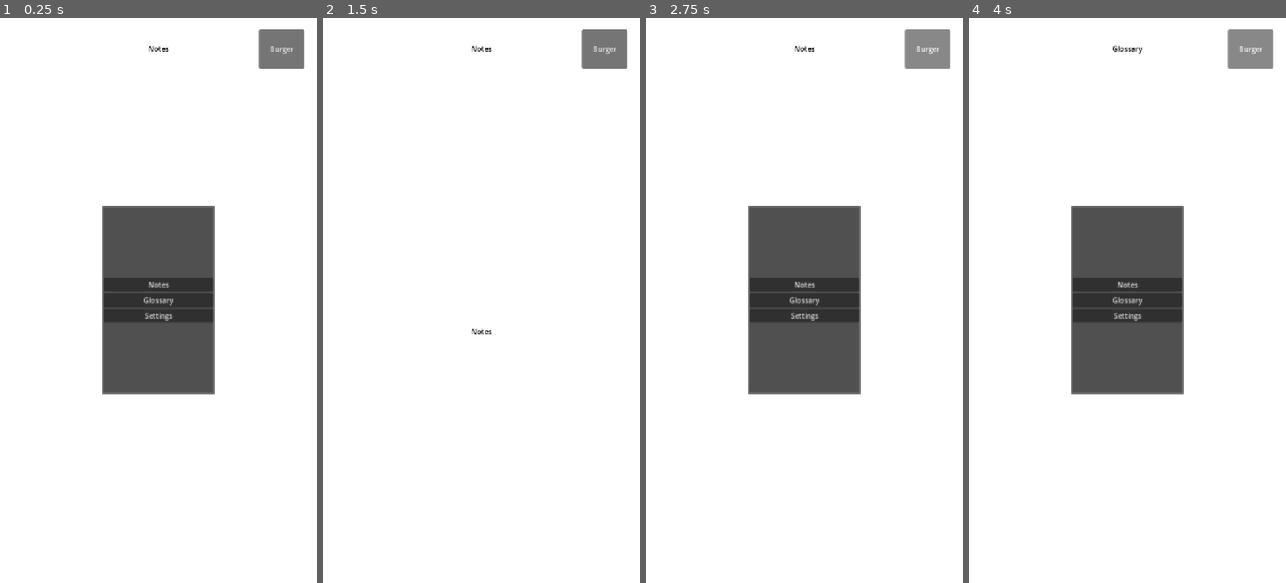
Above: before the commit, frames 1-4 (left to right).
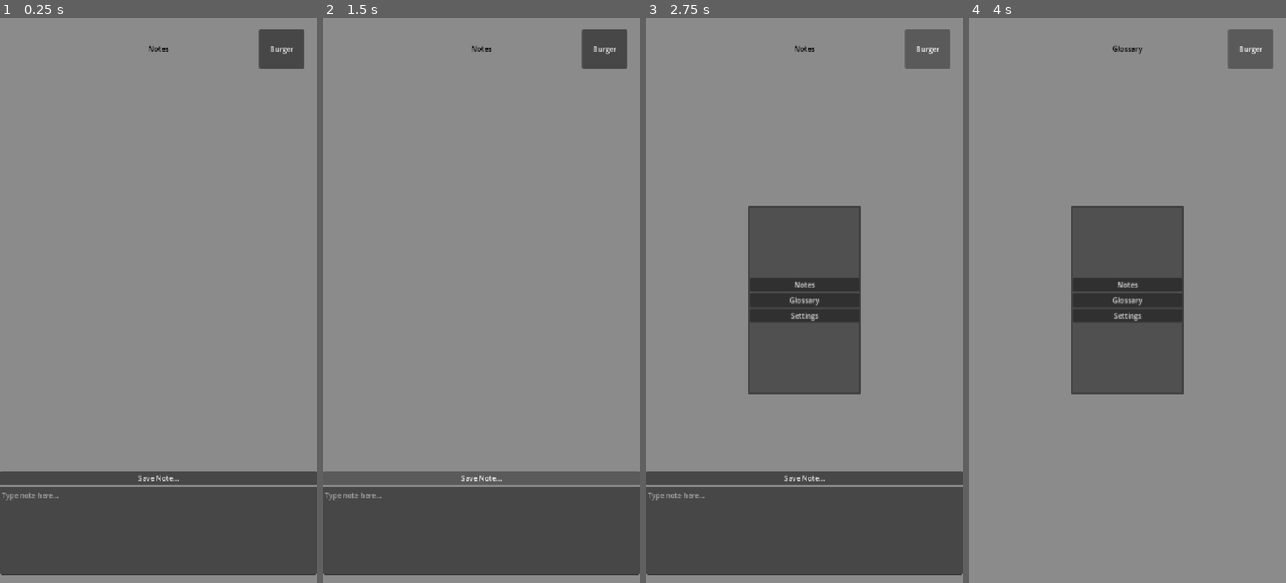
Above: after the commit, the same moments.

Repository: david-w-dev/tome-of-remembering
Game: Godot game, scene res://scenes/main.tscn
Same seed, same stepped clock (60 frames per second), same inputs: the game is played once before the commit and once after it.
Inputs (mouse positions are in pixels of both pictures, inside the frame that each line leads up to):
- Up to frame 1 (0.25 s): no input
- Up to frame 2 (1.5 s): click (481, 283) at 0.5 s, where only the run before the commit has a clickable "Notes"; click (481, 475) at 1.25 s, where only the run after the commit has a clickable "Save Note..."
- Up to frame 3 (2.75 s): click "Burger" at 2 s
- Up to frame 4 (4 s): click "Glossary" at 2.75 s; click "Burger" at 3.5 s

The runs differ from the first frame. In frame 1, 100% of the frame differs, in the area x 0-100%, y 0-100%; in frame 2, 100%; in frame 3, 89%; in frame 4, 89%.

Commit message:
Version 2 Complete: Deployed no issues.

Diff:
--- a/scenes/main.tscn
+++ b/scenes/main.tscn
@@ -23,6 +23,7 @@
 anchor_bottom = 1.0
 grow_horizontal = 2
 grow_vertical = 2
+color = Color(0.5463032, 0.5463032, 0.5463032, 1)
 
 [node name="HeaderBar" parent="." unique_id=1942679663 instance=ExtResource("1_0wfyh")]
 layout_mode = 1
@@ -33,6 +34,7 @@
 anchor_right = 1.0
 anchor_bottom = 1.0
 offset_top = 141.0
+offset_bottom = 101.0
 grow_horizontal = 2
 grow_vertical = 2
 
@@ -42,9 +44,12 @@
 
 [node name="ModeNotes" parent="ModeContainer" unique_id=880565363 instance=ExtResource("5_tipki")]
 layout_mode = 1
+offset_top = -26.0
+offset_bottom = -115.0
 
 [node name="ModeSettings" parent="ModeContainer" unique_id=1637054351 instance=ExtResource("6_85g3d")]
 visible = false
 layout_mode = 1
 
 [node name="PopModeSelector" parent="." unique_id=1687658138 instance=ExtResource("2_sugp2")]
+visible = false
--- a/scenes/modes/mode_notes.tscn
+++ b/scenes/modes/mode_notes.tscn
@@ -1,4 +1,6 @@
 [gd_scene format=3 uid="uid://6iv7837fwq6"]
+
+[ext_resource type="Script" uid="uid://c5h26h4io1j7l" path="res://scripts/mode_notes.gd" id="1_s04st"]
 
 [node name="ModeNotes" type="Control" unique_id=880565363]
 layout_mode = 3
@@ -7,15 +9,34 @@
 anchor_bottom = 1.0
 grow_horizontal = 2
 grow_vertical = 2
+script = ExtResource("1_s04st")
 
-[node name="Label" type="Label" parent="." unique_id=861366162]
+[node name="VBoxContainer" type="VBoxContainer" parent="." unique_id=529131110]
 layout_mode = 1
 anchors_preset = 15
 anchor_right = 1.0
 anchor_bottom = 1.0
 grow_horizontal = 2
 grow_vertical = 2
-theme_override_colors/font_color = Color(0, 0, 0, 1)
-text = "Notes"
-horizontal_alignment = 1
-vertical_alignment = 1
+
+[node name="NotesScroll" type="ScrollContainer" parent="VBoxContainer" unique_id=1913312688]
+layout_mode = 2
+size_flags_vertical = 3
+
+[node name="NotesList" type="VBoxContainer" parent="VBoxContainer/NotesScroll" unique_id=536283811]
+layout_mode = 2
+size_flags_horizontal = 3
+size_flags_vertical = 3
+
+[node name="SaveButton" type="Button" parent="VBoxContainer" unique_id=916528254]
+layout_mode = 2
+text = "Save Note..."
+
+[node name="NoteInput" type="TextEdit" parent="VBoxContainer" unique_id=1122960138]
+custom_minimum_size = Vector2(0, 200)
+layout_mode = 2
+placeholder_text = "Type note here..."
+wrap_mode = 1
+
+[node name="KeyboardSpacer" type="Control" parent="VBoxContainer" unique_id=127023520]
+layout_mode = 2
--- /dev/null
+++ b/scripts/mode_notes.gd
@@ -0,0 +1,80 @@
+extends Control
+
+@onready var note_input: TextEdit = $VBoxContainer/NoteInput
+@onready var save_button: Button = $VBoxContainer/SaveButton
+@onready var notes_list: VBoxContainer = $VBoxContainer/NotesScroll/NotesList
+@onready var keyboard_spacer: Control = $VBoxContainer/KeyboardSpacer
+
+
+func _ready() -> void:
+	save_button.pressed.connect(_on_save_button_pressed)
+	keyboard_spacer.custom_minimum_size.y = 0
+
+
+func _process(_delta: float) -> void:
+	update_keyboard_spacer()
+
+
+func update_keyboard_spacer() -> void:
+	var keyboard_height: int = DisplayServer.virtual_keyboard_get_height()
+
+	if keyboard_height > 0:
+		keyboard_spacer.custom_minimum_size.y = (keyboard_height * 0.5) + 200
+	else:
+		keyboard_spacer.custom_minimum_size.y = 0
+
+
+func _on_save_button_pressed() -> void:
+	var note_text: String = note_input.text.strip_edges()
+
+	if note_text == "":
+		return
+
+	var timestamp: String = _get_timestamp()
+	add_note_to_list(note_text, timestamp)
+
+	note_input.clear()
+
+
+func add_note_to_list(note_text: String, timestamp: String) -> void:
+	var note_container := PanelContainer.new()
+	var note_margin := MarginContainer.new()
+	var note_vbox := VBoxContainer.new()
+
+	var timestamp_label := Label.new()
+	var note_label := Label.new()
+
+	note_container.size_flags_horizontal = Control.SIZE_EXPAND_FILL
+	note_margin.size_flags_horizontal = Control.SIZE_EXPAND_FILL
+	note_vbox.size_flags_horizontal = Control.SIZE_EXPAND_FILL
+	timestamp_label.size_flags_horizontal = Control.SIZE_EXPAND_FILL
+	note_label.size_flags_horizontal = Control.SIZE_EXPAND_FILL
+
+	timestamp_label.text = timestamp
+	note_label.text = note_text
+
+	note_label.autowrap_mode = TextServer.AUTOWRAP_WORD_SMART
+
+	note_margin.add_theme_constant_override("margin_left", 12)
+	note_margin.add_theme_constant_override("margin_right", 12)
+	note_margin.add_theme_constant_override("margin_top", 8)
+	note_margin.add_theme_constant_override("margin_bottom", 8)
+
+	note_vbox.add_child(timestamp_label)
+	note_vbox.add_child(note_label)
+	note_margin.add_child(note_vbox)
+	note_container.add_child(note_margin)
+
+	notes_list.add_child(note_container)
+
+
+func _get_timestamp() -> String:
+	var datetime := Time.get_datetime_dict_from_system()
+
+	var year: int = datetime["year"]
+	var month: int = datetime["month"]
+	var day: int = datetime["day"]
+	var hour: int = datetime["hour"]
+	var minute: int = datetime["minute"]
+
+	return "%04d-%02d-%02d %02d:%02d" % [year, month, day, hour, minute]
Not shown, added: scripts/mode_notes.gd.uid
Not shown, added: _notes/dev-notes.md
Not shown, changed: exports/Tome of Remembering.apk
Not shown, changed: exports/Tome of Remembering.apk.idsig
